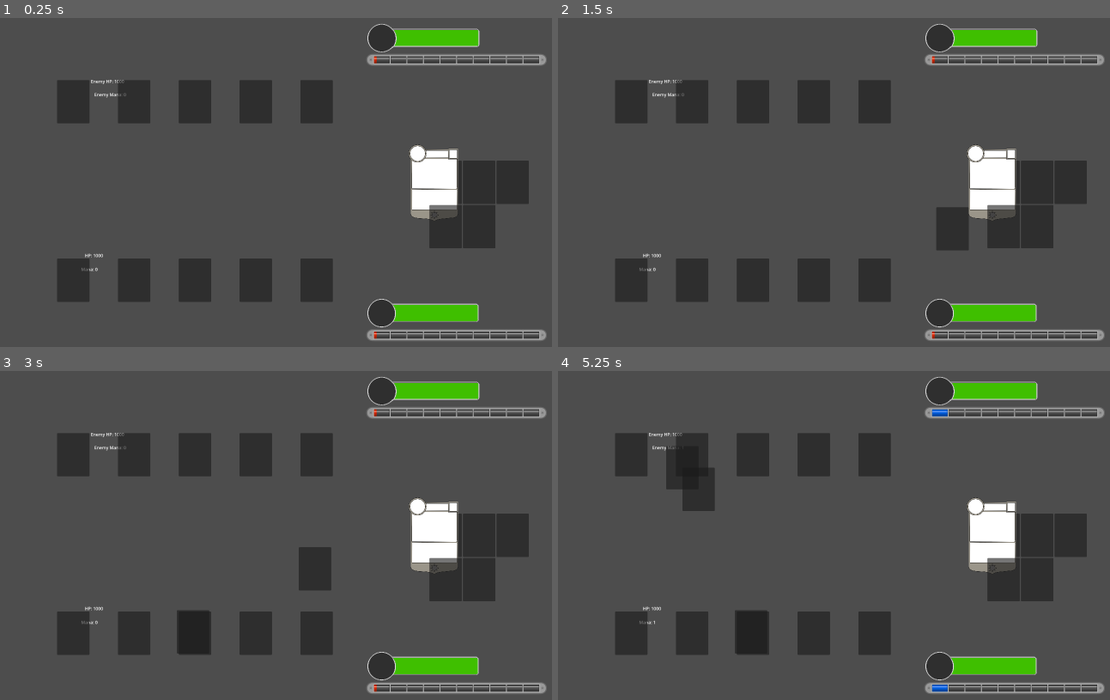
Above: before the commit, frames 1-4 (two rows, left to right).
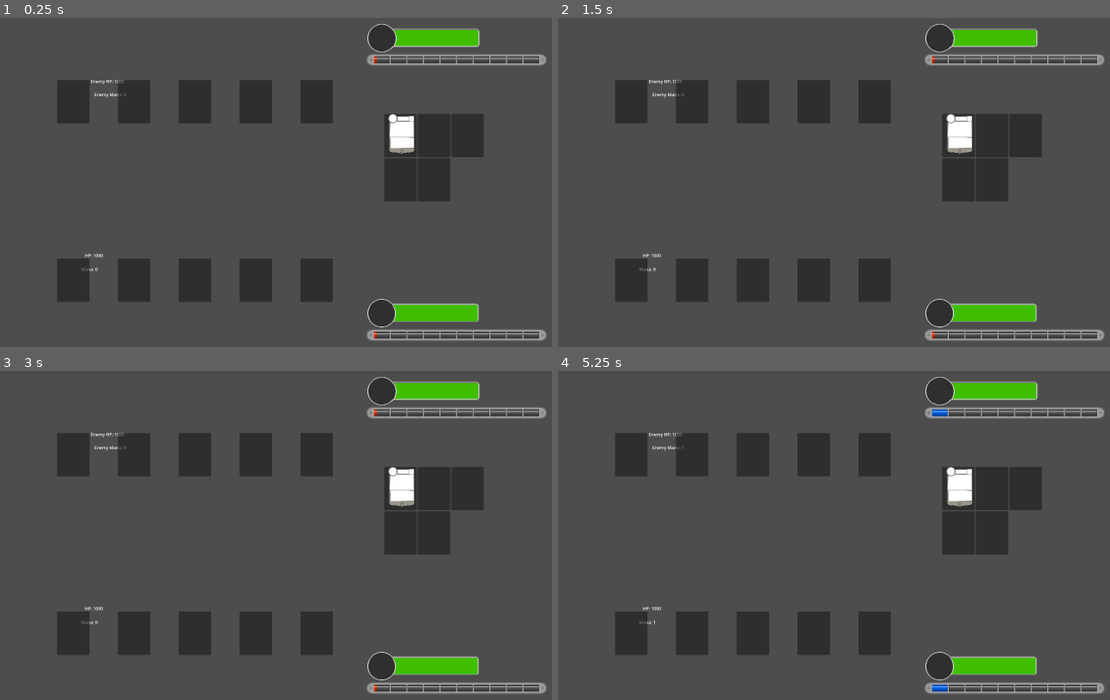
Above: after the commit, the same moments.

Repository: atushikuba0330-star/timesatou-ryou-
Game: Godot game, scene res://main.tscn
Two runs of this game, one before a commit and one after it. Both use one fixed random seed, a clock stepped at 60 frames per second and the inputs below.
Inputs (mouse positions are in pixels of both pictures, inside the frame that each line leads up to):
- Up to frame 1 (0.25 s): no input
- Up to frame 2 (1.5 s): tap Enter at 0.5 s; drag from (1005, 182) to (839, 103) at 0.52 s; drag from (1038, 182) to (734, 258) at 1.27 s
- Up to frame 3 (3 s): tap Space at 2 s; move the mouse to (513, 535) at 2.02 s; click (513, 535) at 2.17 s; tap Enter at 2.75 s; drag from (447, 578) to (5, 482) at 2.77 s
- Up to frame 4 (5.25 s): drag from (1038, 578) to (800, 538) at 3.52 s; drag from (751, 630) to (668, 446) at 4.27 s; tap Space at 5 s; move the mouse to (684, 466) at 5.02 s; click (684, 466) at 5.17 s

The runs differ from the first frame. In frame 1, 7.2% of the frame differs, in the area x 69-96%, y 28-70%; in frame 2, 7.9%; in frame 3, 8.0%; in frame 4, 8.2%, in the area x 19-96%, y 22-86%.
Error before the commit: Invalid access to property or key 'cost' on a base object of type 'Nil'. (res://script/slot.gd:18)

Commit message:
deke
deke

Diff:
--- /dev/null
+++ b/ability_manager.gd
@@ -0,0 +1,80 @@
+extends Node
+
+func activate_ability(slot):
+	if slot.card == null:
+		return
+
+	var ability = slot.card.data.ability
+	var value = slot.card.data.ability_value
+
+	match ability:
+		"インパクト":
+			var damage = value * 50
+			if slot.is_player:
+				get_tree().current_scene.damage_enemy(damage)
+			else:
+				get_tree().current_scene.damage_player(damage)
+		"残骸":
+			if slot.is_player:
+				var damage = value * get_tree().current_scene.player_break_count * 30
+				get_tree().current_scene.damage_enemy(damage)
+			else:
+				var damage = value * get_tree().current_scene.enemy_break_count * 30
+				get_tree().current_scene.damage_player(damage)
+		"スパーク":
+			print("スパーク処理開始")
+			var target_slots = _get_adjacent_enemy_slots(slot, value)
+			print("対象スロット数:", target_slots.size())
+			for target in target_slots:
+				print("対象カード:", target.card)
+				if target.card != null:
+					get_node("/root/Main/BattleManager")._destroy_card_interrupted(target)
+
+		"ミラージュ":
+			var basic_card_data = load("res://card/water1.tres")
+			var card_scene = load("res://card_node.tscn")
+			var adjacent_slots = _get_adjacent_player_slots(slot, value)
+			for target_slot in adjacent_slots:
+				if target_slot.can_place():
+					var new_card = card_scene.instantiate()
+					new_card.data = basic_card_data
+					get_tree().root.add_child(new_card)
+					target_slot.place(new_card)
+
+		"シールド":
+			slot.shield_value = value
+			print("シールド付与:", value)
+
+func _get_adjacent_enemy_slots(slot, count):
+	var result = []
+	var enemy = slot.enemy_slot
+	var parent = enemy.get_parent()
+	var all_slots = parent.get_children()
+	var center = enemy.slot_index
+
+	# 0を除いて隣だけを対象にする
+	var offsets = [-1, 1, -2, 2, -3, 3, -4, 4]
+	for offset in offsets:
+		if result.size() >= count:
+			break
+		var idx = center + offset
+		if idx >= 0 and idx < all_slots.size():
+			result.append(all_slots[idx])
+
+	return result
+
+func _get_adjacent_player_slots(slot, count):
+	var result = []
+	var parent = slot.get_parent()
+	var all_slots = parent.get_children()
+	var center = slot.slot_index
+
+	var offsets = [-1, 1, -2, 2, -3, 3, -4, 4]
+	for offset in offsets:
+		if result.size() >= count:
+			break
+		var idx = center + offset
+		if idx >= 0 and idx < all_slots.size():
+			result.append(all_slots[idx])
+
+	return result
--- a/battle_manager.gd
+++ b/battle_manager.gd
@@ -5,23 +5,19 @@
 	for slot in get_tree().get_nodes_in_group("slots"):
 		if slot.state == slot.State.READY_TO_BATTLE:
 			battle_slots.append(slot)
-
 	var processed = []
-
 	for slot in battle_slots:
 		if slot in processed:
 			continue
 		if slot.card == null:
 			continue
-
 		var enemy = slot.enemy_slot
 
-		if enemy in battle_slots and enemy not in processed:
+		if enemy in battle_slots and enemy not in processed and enemy.shield_value == 0:
 			resolve_pair(slot, enemy)
 			processed.append(slot)
 			processed.append(enemy)
 		else:
-			# 相手がREADY_TO_BATTLEでない場合
 			resolve_vs_chanting(slot)
 			processed.append(slot)
 func resolve_pair(a, b):
@@ -45,32 +41,46 @@
 		b.destroy_card()
 
 func resolve_vs_chanting(slot):
-	var power = slot.card.get_current_power()  # ← 変更
+	var power = slot.card.get_current_power()
 	var enemy = slot.enemy_slot
-	var enemy_power = 0
-	if enemy.card != null:
-		enemy_power = enemy.card.get_current_power()  # ← 変更（将来用）
 
-	var diff = power - enemy_power
+	if enemy.shield_value > 0:
+		var diff = power
+		var cut = int(diff * (enemy.shield_value * 0.1))
+		diff = diff - cut
+		print("シールド発動 残りダメージ:", diff)
+		enemy.shield_value = 0
+		if slot.is_player:
+			get_tree().current_scene.damage_enemy(diff)
 
-	if slot.is_player:
-		get_tree().current_scene.damage_enemy(diff)
+		else:
+			get_tree().current_scene.damage_player(diff)
+		_finish_card_with_ability(slot)
+		# カードはブレイクされない
 	else:
-		get_tree().current_scene.damage_player(diff)
-
-	_finish_card_with_ability(slot)
-
-	if enemy.card != null:
-		_destroy_card_interrupted(enemy)
+		var enemy_power = 0
+		if enemy.card != null:
+			enemy_power = enemy.card.get_current_power()
+		var diff = power - enemy_power
+		if slot.is_player:
+			get_tree().current_scene.damage_enemy(diff)
+		else:
+			get_tree().current_scene.damage_player(diff)
+		_finish_card_with_ability(slot)
+		if enemy.card != null:
+			_destroy_card_interrupted(enemy)
 
 func _finish_card_with_ability(slot):
-	# アビリティ発動 → 魔法陣ズームアウト後に消える（未実装部分はここに追加）
 	if slot.card:
+		activate_ability(slot)  # ← アビリティ発動
 		await slot.card.play_zoom_out()
 		slot.destroy_card()
-
 func _destroy_card_interrupted(slot):
 	if slot.card == null:
 		return
 	await slot.card.play_break_apart()
-	slot.destroy_card()
+	slot.destroy_card(true)
+
+func activate_ability(slot):
+	print("activate_ability呼ばれた:", slot.card.data.ability)
+	get_node("/root/Main/AbilityManager").activate_ability(slot)
--- a/card/fire1.tres
+++ b/card/fire1.tres
@@ -10,9 +10,11 @@
 
 [resource]
 script = ExtResource("2_bg07x")
-cost = 3
+cost = 1
 power = 100
 cast_time = 2
+ability = "シールド"
+ability_value = 1
 magic_circles = Array[Texture2D]([ExtResource("1_01lb8"), ExtResource("1_01lb8")])
 magic_positions = Array[Vector2]([Vector2(60, 80), Vector2(100, 20)])
 icon = SubResource("AtlasTexture_iq2f1")
--- a/card/water1.tres
+++ b/card/water1.tres
@@ -1,9 +1,14 @@
 [gd_resource type="Resource" script_class="CardData" format=3 uid="uid://nlpxqwwpkb2"]
 
 [ext_resource type="Script" uid="uid://due4uh7gypc27" path="res://script/card_data.gd" id="1_6a68v"]
+[ext_resource type="Texture2D" uid="uid://cw74h7vcifj8y" path="res://irasto/ka-do4.png" id="1_48lnh"]
+[ext_resource type="Texture2D" uid="uid://bwlyuthq4dqmk" path="res://irasto/Normal/Ma1a-line-normal/ma1a-skyblue.png" id="2_b5wwj"]
 
 [resource]
 script = ExtResource("1_6a68v")
 cost = 3
 power = 80
 cast_time = 2
+magic_circles = Array[Texture2D]([ExtResource("2_b5wwj"), ExtResource("2_b5wwj")])
+magic_positions = Array[Vector2]([Vector2(60, 80), Vector2(100, 20)])
+icon = ExtResource("1_48lnh")
--- /dev/null
+++ b/card_node.tscn
@@ -0,0 +1,46 @@
+[gd_scene format=3 uid="uid://d1jvc3ow51b4"]
+
+[ext_resource type="Script" uid="uid://ckmvhjhfljo77" path="res://script/card_node.gd" id="1_wnyiv"]
+[ext_resource type="FontFile" uid="uid://dno8o8enqrsps" path="res://irasto/Cinzel-VariableFont_wght.ttf" id="3_caf56"]
+
+[node name="CardNode" type="Control" unique_id=1402117252]
+custom_minimum_size = Vector2(120, 160)
+layout_mode = 3
+anchors_preset = 0
+script = ExtResource("1_wnyiv")
+
+[node name="Panel" type="Panel" parent="." unique_id=2001363972]
+custom_minimum_size = Vector2(120, 160)
+layout_mode = 0
+offset_right = 40.0
+offset_bottom = 40.0
+mouse_filter = 2
+
+[node name="TextureRect" type="TextureRect" parent="Panel" unique_id=1548177768]
+custom_minimum_size = Vector2(270, 290)
+layout_mode = 0
+offset_left = -120.0
+offset_top = -63.0
+offset_right = 150.0
+offset_bottom = 227.0
+mouse_filter = 2
+expand_mode = 1
+stretch_mode = 5
+
+[node name="Label" type="Label" parent="Panel" unique_id=1388169173]
+layout_mode = 0
+offset_left = 53.0
+offset_top = 6.0
+offset_right = 93.0
+offset_bottom = 29.0
+theme_override_colors/font_color = Color(0, 0, 0, 1)
+
+[node name="LabelAbilityCount" type="Label" parent="Panel" unique_id=1232802112]
+layout_mode = 0
+offset_left = -2077.0
+offset_top = -588.0
+offset_right = -2037.0
+offset_bottom = -565.0
+theme_override_fonts/font = ExtResource("3_caf56")
+
+[node name="Magicholder" type="Node2D" parent="Panel" unique_id=1865848557]
--- /dev/null
+++ b/game_data.gd
@@ -0,0 +1,23 @@
+extends Node
+
+var player_deck: Array[CardData] = []
+var owned_cards: Array[CardData] = []
+
+func set_starter_deck(element: String):
+	player_deck.clear()
+	match element:
+		"火":
+			for i in range(1, 6):
+				player_deck.append(load("res://card/fire" + str(i) + ".tres"))
+		"水":
+			for i in range(1, 6):
+				player_deck.append(load("res://card/water" + str(i) + ".tres"))
+		"雷":
+			for i in range(1, 6):
+				player_deck.append(load("res://card/thunder" + str(i) + ".tres"))
+		"光":
+			for i in range(1, 6):
+				player_deck.append(load("res://card/holly" + str(i) + ".tres"))
+		"闇":
+			for i in range(1, 6):
+				player_deck.append(load("res://card/dark" + str(i) + ".tres"))
--- a/main.tscn
+++ b/main.tscn
@@ -1,8 +1,7 @@
 [gd_scene format=3 uid="uid://cen1x4ut4tuke"]
 
-[ext_resource type="Script" uid="uid://ckmvhjhfljo77" path="res://script/card_node.gd" id="1_ig7tw"]
 [ext_resource type="Script" uid="uid://cac8768t2atsf" path="res://script/main.gd" id="1_kek77"]
-[ext_resource type="Resource" uid="uid://bbk01d84uq408" path="res://card/fire1.tres" id="3_5vw27"]
+[ext_resource type="Script" uid="uid://bgu0s2qingaas" path="res://ability_manager.gd" id="6_kek77"]
 [ext_resource type="Script" uid="uid://cpxoxxbq3c3qf" path="res://script/slot.gd" id="7_272bh"]
 [ext_resource type="Script" uid="uid://dhqcdh76yrph3" path="res://script/mana_manager.gd" id="8_5vw27"]
 [ext_resource type="Script" uid="uid://ce1lbg7tqixro" path="res://battle_manager.gd" id="10_4c57u"]
@@ -42,178 +41,12 @@
 [node name="Main" type="Node2D" unique_id=166516908]
 script = ExtResource("1_kek77")
 
-[node name="GridContainer" type="GridContainer" parent="." unique_id=550873136]
-offset_left = 2077.0
-offset_top = 588.0
-offset_right = 2445.0
-offset_bottom = 912.0
+[node name="DeckDisplay" type="GridContainer" parent="." unique_id=550873136]
+offset_left = 1910.0
+offset_top = 415.0
+offset_right = 2420.0
+offset_bottom = 985.0
 columns = 3
-
-[node name="CardNode" type="Control" parent="GridContainer" unique_id=1366478347]
-custom_minimum_size = Vector2(120, 160)
-layout_mode = 2
-script = ExtResource("1_ig7tw")
-data = ExtResource("3_5vw27")
-
-[node name="Panel" type="Panel" parent="GridContainer/CardNode" unique_id=337367531]
-custom_minimum_size = Vector2(120, 160)
-layout_mode = 0
-offset_right = 40.0
-offset_bottom = 40.0
-mouse_filter = 2
-
-[node name="TextureRect" type="TextureRect" parent="GridContainer/CardNode/Panel" unique_id=1464816964]
-custom_minimum_size = Vector2(270, 290)
-layout_mode = 0
-offset_left = -120.0
-offset_top = -63.0
-offset_right = 150.0
-offset_bottom = 227.0
-mouse_filter = 2
-expand_mode = 1
-stretch_mode = 5
-
-[node name="Label" type="Label" parent="GridContainer/CardNode/Panel" unique_id=1053026721]
-layout_mode = 0
-offset_left = 53.0
-offset_top = 6.0
-offset_right = 93.0
-offset_bottom = 29.0
-theme_override_colors/font_color = Color(0, 0, 0, 1)
-
-[node name="Magicholder" type="Node2D" parent="GridContainer/CardNode/Panel" unique_id=2114340103]
-
-[node name="CardNode2" type="Control" parent="GridContainer" unique_id=32199314]
-custom_minimum_size = Vector2(120, 160)
-layout_mode = 2
-script = ExtResource("1_ig7tw")
-
-[node name="Panel" type="Panel" parent="GridContainer/CardNode2" unique_id=188654023]
-custom_minimum_size = Vector2(120, 160)
-layout_mode = 0
-offset_right = 40.0
-offset_bottom = 40.0
-mouse_filter = 2
-
-[node name="TextureRect" type="TextureRect" parent="GridContainer/CardNode2/Panel" unique_id=1699026620]
-custom_minimum_size = Vector2(270, 290)
-layout_mode = 0
-offset_left = -125.0
-offset_top = -60.0
-offset_right = 145.0
-offset_bottom = 230.0
-mouse_filter = 2
-expand_mode = 1
-stretch_mode = 5
-
-[node name="Label" type="Label" parent="GridContainer/CardNode2/Panel" unique_id=1855603886]
-layout_mode = 0
-offset_left = 44.0
-offset_top = 10.0
-offset_right = 84.0
-offset_bottom = 33.0
-theme_override_colors/font_color = Color(0, 0, 0, 1)
-
-[node name="Magicholder" type="Node2D" parent="GridContainer/CardNode2/Panel" unique_id=1240735476]
-
-[node name="CardNode3" type="Control" parent="GridContainer" unique_id=867869832]
-custom_minimum_size = Vector2(120, 160)
-layout_mode = 2
-script = ExtResource("1_ig7tw")
-
-[node name="Panel" type="Panel" parent="GridContainer/CardNode3" unique_id=66065873]
-custom_minimum_size = Vector2(120, 160)
-layout_mode = 0
-offset_right = 40.0
-offset_bottom = 40.0
-mouse_filter = 2
-
-[node name="TextureRect" type="TextureRect" parent="GridContainer/CardNode3/Panel" unique_id=378292547]
-custom_minimum_size = Vector2(270, 290)
-layout_mode = 0
-offset_left = -125.0
-offset_top = -58.0
-offset_right = 145.0
-offset_bottom = 232.0
-mouse_filter = 2
-expand_mode = 1
-stretch_mode = 5
-
-[node name="Label" type="Label" parent="GridContainer/CardNode3/Panel" unique_id=1945590765]
-layout_mode = 0
-offset_left = 43.0
-offset_top = 10.0
-offset_right = 83.0
-offset_bottom = 33.0
-theme_override_colors/font_color = Color(0, 0, 0, 1)
-
-[node name="Magicholder" type="Node2D" parent="GridContainer/CardNode3/Panel" unique_id=1136343449]
-
-[node name="CardNode4" type="Control" parent="GridContainer" unique_id=326990018]
-custom_minimum_size = Vector2(120, 160)
-layout_mode = 2
-script = ExtResource("1_ig7tw")
-
-[node name="Panel" type="Panel" parent="GridContainer/CardNode4" unique_id=832242707]
-custom_minimum_size = Vector2(120, 160)
-layout_mode = 0
-offset_right = 40.0
-offset_bottom = 40.0
-mouse_filter = 2
-
-[node name="TextureRect" type="TextureRect" parent="GridContainer/CardNode4/Panel" unique_id=660922852]
-custom_minimum_size = Vector2(270, 290)
-layout_mode = 0
-offset_left = -118.0
-offset_top = -61.0
-offset_right = 152.0
-offset_bottom = 229.0
-mouse_filter = 2
-expand_mode = 1
-stretch_mode = 5
-
-[node name="Label" type="Label" parent="GridContainer/CardNode4/Panel" unique_id=1977310894]
-layout_mode = 0
-offset_left = 48.0
-offset_top = 8.0
-offset_right = 88.0
-offset_bottom = 31.0
-theme_override_colors/font_color = Color(0, 0, 0, 1)
-
-[node name="Magicholder" type="Node2D" parent="GridContainer/CardNode4/Panel" unique_id=306054734]
-
-[node name="CardNode5" type="Control" parent="GridContainer" unique_id=1097073312]
-custom_minimum_size = Vector2(120, 160)
-layout_mode = 2
-script = ExtResource("1_ig7tw")
-
-[node name="Panel" type="Panel" parent="GridContainer/CardNode5" unique_id=338201539]
-custom_minimum_size = Vector2(120, 160)
-layout_mode = 0
-offset_right = 40.0
-offset_bottom = 40.0
-mouse_filter = 2
-
-[node name="TextureRect" type="TextureRect" parent="GridContainer/CardNode5/Panel" unique_id=2025408064]
-custom_minimum_size = Vector2(270, 290)
-layout_mode = 0
-offset_left = -127.0
-offset_top = -60.0
-offset_right = 143.0
-offset_bottom = 230.0
-mouse_filter = 2
-expand_mode = 1
-stretch_mode = 5
-
-[node name="Label" type="Label" parent="GridContainer/CardNode5/Panel" unique_id=1850691950]
-layout_mode = 0
-offset_left = 39.0
-offset_top = 10.0
-offset_right = 79.0
-offset_bottom = 33.0
-theme_override_colors/font_color = Color(0, 0, 0, 1)
-
-[node name="Magicholder" type="Node2D" parent="GridContainer/CardNode5/Panel" unique_id=2062901182]
 
 [node name="ManaManager" type="Control" parent="." unique_id=923551341]
 layout_mode = 3
@@ -249,6 +82,9 @@
 
 [node name="BattleManager" type="Node" parent="." unique_id=1314963196]
 script = ExtResource("10_4c57u")
+
+[node name="AbilityManager" type="Node" parent="." unique_id=926559697]
+script = ExtResource("6_kek77")
 
 [node name="PlayerSlot" type="Node" parent="." unique_id=697633319]
 
--- a/project.godot
+++ b/project.godot
@@ -15,6 +15,10 @@
 config/features=PackedStringArray("4.7", "Forward Plus")
 config/icon="res://icon.svg"
 
+[autoload]
+
+GameData="*uid://xu7jkg8cu2ar"
+
 [display]
 
 window/size/viewport_width=2540
--- a/script/card_data.gd
+++ b/script/card_data.gd
@@ -6,6 +6,7 @@
 @export var power: int
 @export var cast_time: int
 @export var ability: String
+@export var ability_value: int
 @export var magic_circles: Array[Texture2D]
 @export var magic_positions: Array[Vector2]
 @export var icon: Texture2D
--- a/script/card_node.gd
+++ b/script/card_node.gd
@@ -6,6 +6,7 @@
 var chant_progress = 0
 
 @onready var magic_holder = $Panel/Magicholder
+@onready var label_ability_count = $Panel/LabelAbilityCount
 
 func _gui_input(event):
 	if event is InputEventMouseButton and event.pressed:
@@ -23,6 +24,7 @@
 	for child in magic_holder.get_children():
 		child.rotation += delta
 
+	update_ability_count()
 
 func _input(event):
 	if event is InputEventMouseButton and !event.pressed:
@@ -41,7 +43,8 @@
 
 func _ready():
 	if data:
-		$Panel/TextureRect.texture = data.icon
+		if data.icon:  # ← 追加
+			$Panel/TextureRect.texture = data.icon
 		$Panel/Label.text = data.name
 		power = data.power
 
@@ -161,3 +164,30 @@
 	card_tween.tween_property(self, "modulate:a", 0.0, 0.4)
 
 	await get_tree().create_timer(0.6).timeout
+
+func update_ability_count():
+	if data == null or label_ability_count == null:
+		return
+
+	if data.ability == "残骸":
+		var scene = get_tree().current_scene
+		if not scene.has_method("damage_player"):
+			label_ability_count.visible = false
+			return
+
+		var break_count = 0
+		if is_player_card():
+			break_count = scene.player_break_count
+		else:
+			break_count = scene.enemy_break_count
+
+		label_ability_count.text = "残骸: " + str(break_count * data.ability_value * 30)
+		label_ability_count.visible = true
+	else:
+		label_ability_count.visible = false
+
+func is_player_card():
+	var parent = get_parent()
+	if parent and parent.has_method("can_place"):
+		return parent.is_player
+	return true
--- a/script/main.gd
+++ b/script/main.gd
@@ -2,6 +2,8 @@
 var player_hp := 1000
 var enemy_hp := 1000
 var max_hp := 1000
+var player_break_count := 0
+var enemy_break_count := 0
 
 @onready var mana_manager = $ManaManager
 @onready var player_hp_bar = $PlayerHPBar
@@ -10,8 +12,10 @@
 @onready var enemy_mp_bar = $EnemyMPBar
 @onready var player_slots = $PlayerSlot.get_children()
 @onready var enemy_slots = $EnemySlot.get_children()
+@onready var deck_display = $DeckDisplay
 
 func _ready():
+	GameData.set_starter_deck("水")
 	player_hp_bar.max_value = max_hp
 	enemy_hp_bar.max_value = max_hp
 	player_mp_bar.max_value = 10
@@ -20,6 +24,10 @@
 	for i in range(player_slots.size()):
 		player_slots[i].enemy_slot = enemy_slots[i]
 		enemy_slots[i].enemy_slot = player_slots[i]
+		player_slots[i].slot_index = i  # ← 追加
+		enemy_slots[i].slot_index = i
+
+	display_deck()
 
 func damage_player(value):
 	player_hp -= value
@@ -45,3 +53,9 @@
 	enemy_hp_bar.value = enemy_hp
 	player_mp_bar.value = mana_manager.player_mana
 	enemy_mp_bar.value = mana_manager.enemy_mana
+
+func display_deck():
+	for card_data in GameData.player_deck:
+		var card = load("res://card_node.tscn").instantiate()
+		card.data = card_data
+		deck_display.add_child(card)
--- a/script/mana_manager.gd
+++ b/script/mana_manager.gd
@@ -8,7 +8,7 @@
 
 func run():
 	while true:
-		await get_tree().create_timer(4.0).timeout
+		await get_tree().create_timer(3.0).timeout
 
 		player_mana = min(player_mana + 1, max_mana)
 		enemy_mana = min(enemy_mana + 1, max_mana)
--- a/script/slot.gd
+++ b/script/slot.gd
@@ -1,12 +1,13 @@
 extends Control
-var card = null
+
 @export var enemy_slot: Control
 @export var is_player: bool = true
-signal chant_finished(slot)
 
-# 状態管理
+var card = null
 enum State { EMPTY, CHANTING, COMPLETE, READY_TO_BATTLE }
 var state = State.EMPTY
+var slot_index: int = 0
+var shield_value: int = 0
 
 func can_place():
 	return card == null
@@ -35,8 +36,13 @@
 	card.update_magic_circle()
 	state = State.CHANTING
 
-func destroy_card():
+func destroy_card(is_break: bool = false):
 	if card:
+		if is_break:
+			if is_player:
+				get_tree().current_scene.player_break_count += 1
+			else:
+				get_tree().current_scene.enemy_break_count += 1
 		card.queue_free()
 		card = null
 	state = State.EMPTY
Not shown, added: ability_manager.gd.uid
Not shown, added: game_data.gd.uid
Binary file added: irasto/Cinzel-VariableFont_wght.ttf
Not shown, added: irasto/Cinzel-VariableFont_wght.ttf.import
Binary file added: irasto/reaper-scythe.png
Not shown, added: irasto/reaper-scythe.png.import
Not shown, added: irasto/Cinzel.zip
